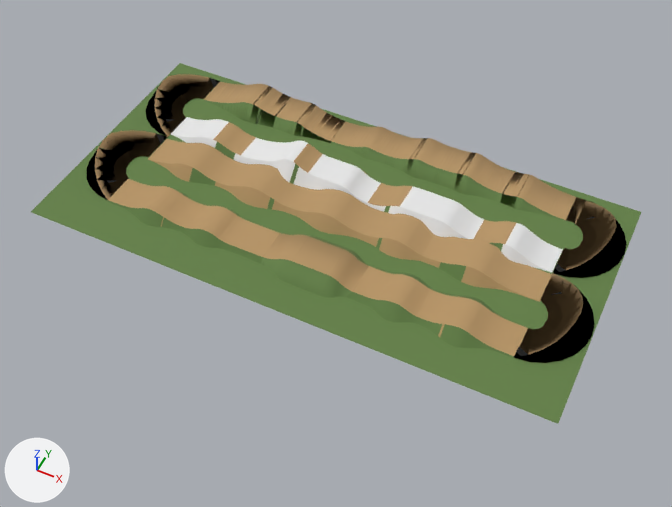
Before and after pictures for a commit that changed the COLLADA model 255_BMX.dae.
Before and after are seen from a 50 mm lens placed at (1.73, -3.47, 3.95), pointed at (0.07, -0.16, -0.19). Lighting does not change. The marker at lower left points along +X, +Y and +Z. Where no turn or scale is listed for an object, it has been applied to the vertices. Vertices at the same position are counted once.

The first picture shows 'combocht', 'combocht.001', 'combocht.002', 'combocht.003', 'group_1', 'group_2', 'group_3', 'group_4', 'group_5', 'group_6', 'group_7'.
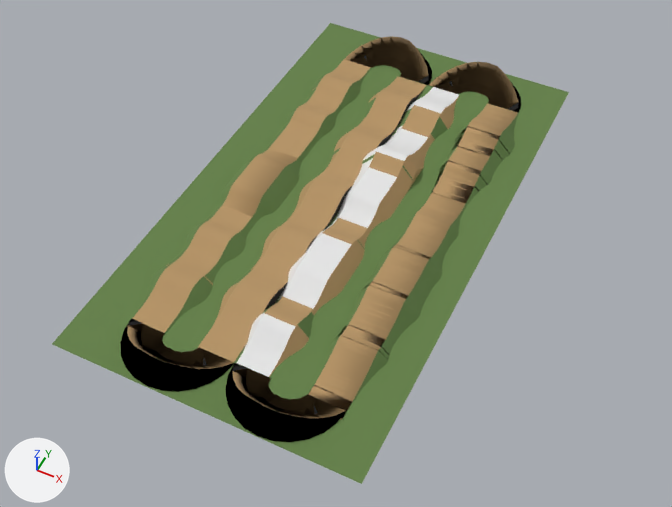
ob_group_0 is not drawn itself; it is the parent of ob_group_2, ob_group_3, ob_group_4, ob_group_5, ob_group_6, ob_group_7, ob_combocht, ob_combocht_001.

Where the newer file only moved an object's origin or applied its transform, the numbers keep the older frame.

Boxes [x1, y1, x2, y2] around the edits, measured in the pictures (672 x 507 px):
'group_1', reshaped (15% narrower, 28% taller)
    before: [31, 63, 641, 424]
    after: [52, 23, 569, 484]
'group_4', moved, turned
    before: [203, 82, 594, 225]
    after: [308, 103, 519, 420]
'group_7', moved, turned
    before: [171, 117, 562, 272]
    after: [237, 87, 459, 377]
'group_3', moved, turned
    before: [148, 139, 552, 302]
    after: [198, 76, 426, 362]
'group_2', moved, turned
    before: [262, 261, 528, 358]
    after: [132, 204, 258, 334]
'group_5', moved, turned
    before: [108, 179, 280, 263]
    after: [266, 59, 371, 162]
'combocht', moved, turned
    before: [514, 273, 595, 363]
    after: [120, 318, 234, 391]
'combocht.002', moved, turned
    before: [553, 201, 626, 278]
    after: [225, 363, 346, 442]
'group_6', moved, turned
    before: [260, 233, 369, 297]
    after: [221, 148, 302, 220]
'combocht.001', moved, turned
    before: [87, 130, 167, 200]
    after: [345, 36, 432, 85]
'combocht.003', moved, turned
    before: [146, 74, 220, 137]
    after: [429, 62, 521, 112]

Patch to the scene script:
```diff
--- a/255_BMX.dae.py
+++ b/255_BMX.dae.py
@@ me_group_1 @@
 me_group_1.from_pydata(...)  # 4 vertices, 2 faces; spans x -3.23..0.0, y 0.0..1.62, z 0.0
 # used by ob_group_1; location = (1.616, -0.825, 0.0)
-me_group_1.vertices[0].co = (-3.23, 1.62, 0.0)  # pixel (179, 62)
-me_group_1.vertices[1].co = (0.0, 0.0, 0.0)  # pixel (558, 424)
-me_group_1.vertices[2].co = (-3.23, 0.0, 0.0)  # pixel (30, 212)
-me_group_1.vertices[3].co = (0.0, 1.62, 0.0)  # pixel (641, 212)
+# me_group_1 part 1
+me_group_1.vertices[0].co = (-0.72, 2.51, 0.0)  # pixel (569, 92)
+me_group_1.vertices[1].co = (-2.51, -0.72, 0.0)  # pixel (51, 344)
+me_group_1.vertices[2].co = (-2.51, 2.51, 0.0)  # pixel (330, 22)
+me_group_1.vertices[3].co = (-0.72, -0.72, 0.0)  # pixel (361, 484)
 me_group_1.materials.append(mat_zijkanten)
@@ ob_group_0 @@
 ob_group_0.parent = ob_sketchup
-ob_group_0.location = (-1.616, 0.825, -0.105)
-ob_group_0.rotation_euler = (0.0, 0.0, -1.571)  # degrees (0, 0, -90)
+ob_group_0.location = (0.754, 1.688, -0.105)
+ob_group_0.rotation_euler = (0.0, 0.0, -3.142)  # degrees (0, 0, -180)
 ob_group_0.scale = (0.108, 0.108, 0.108)
```
